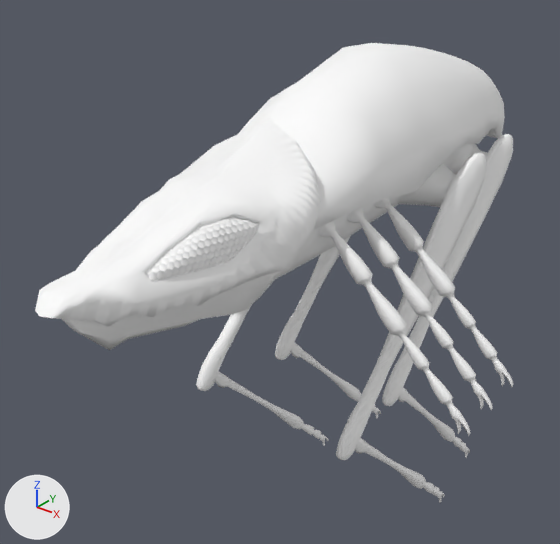
Before and after pictures for a commit that changed the FBX model AssetProject/Assets/Mod Assets/Models/HopperRig.fbx.
One viewpoint serves both versions: a 50 mm lens placed at (1.82, -2.71, 1.53), pointed at (-0.31, -0.05, -0.12). Lighting does not change. The marker at lower left points along +X, +Y and +Z. Where no turn or scale is listed for an object, it has been applied to the vertices.

The first picture shows 'Body', 'Head'.
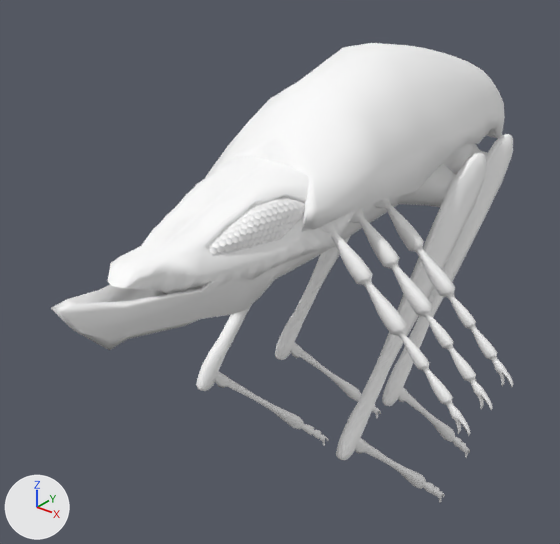
The change, as a diff of the scene's bpy script:
```diff
--- a/AssetProject/Assets/Mod Assets/Models/HopperRig.fbx.py
+++ b/AssetProject/Assets/Mod Assets/Models/HopperRig.fbx.py
@@ ob_head @@
 ob_head = bpy.data.objects.new('Head', me_mesh)
-ob_head.location = (0.0, -0.533, 0.513)
+ob_head.location = (0.0, -0.256, 0.503)
```

Location of each change, [x1, y1, x2, y2] in pixels of the pictures (560 x 544 px):
'Head', moved: before [35, 119, 320, 326]; after [108, 157, 357, 294]
